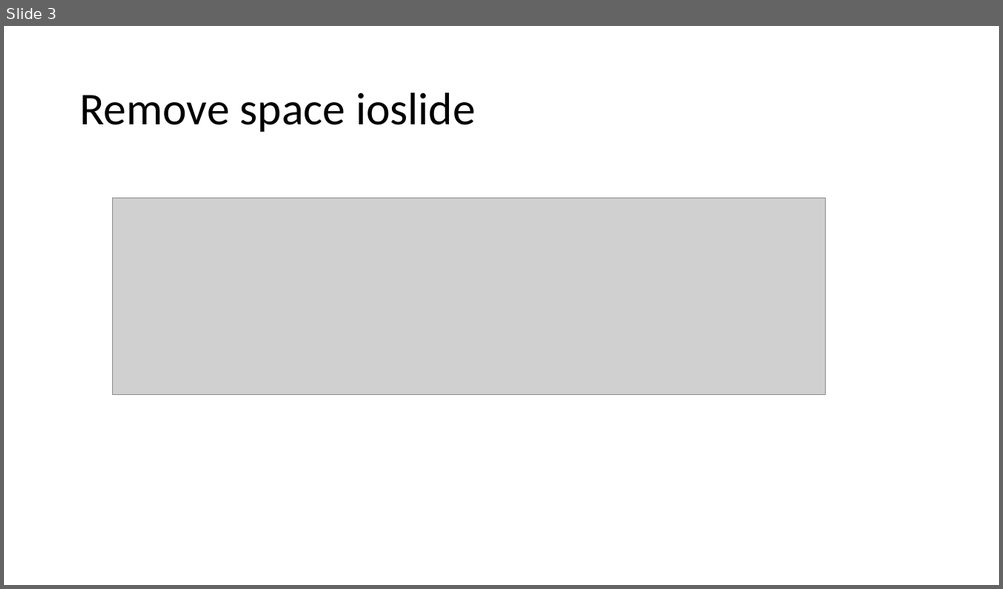
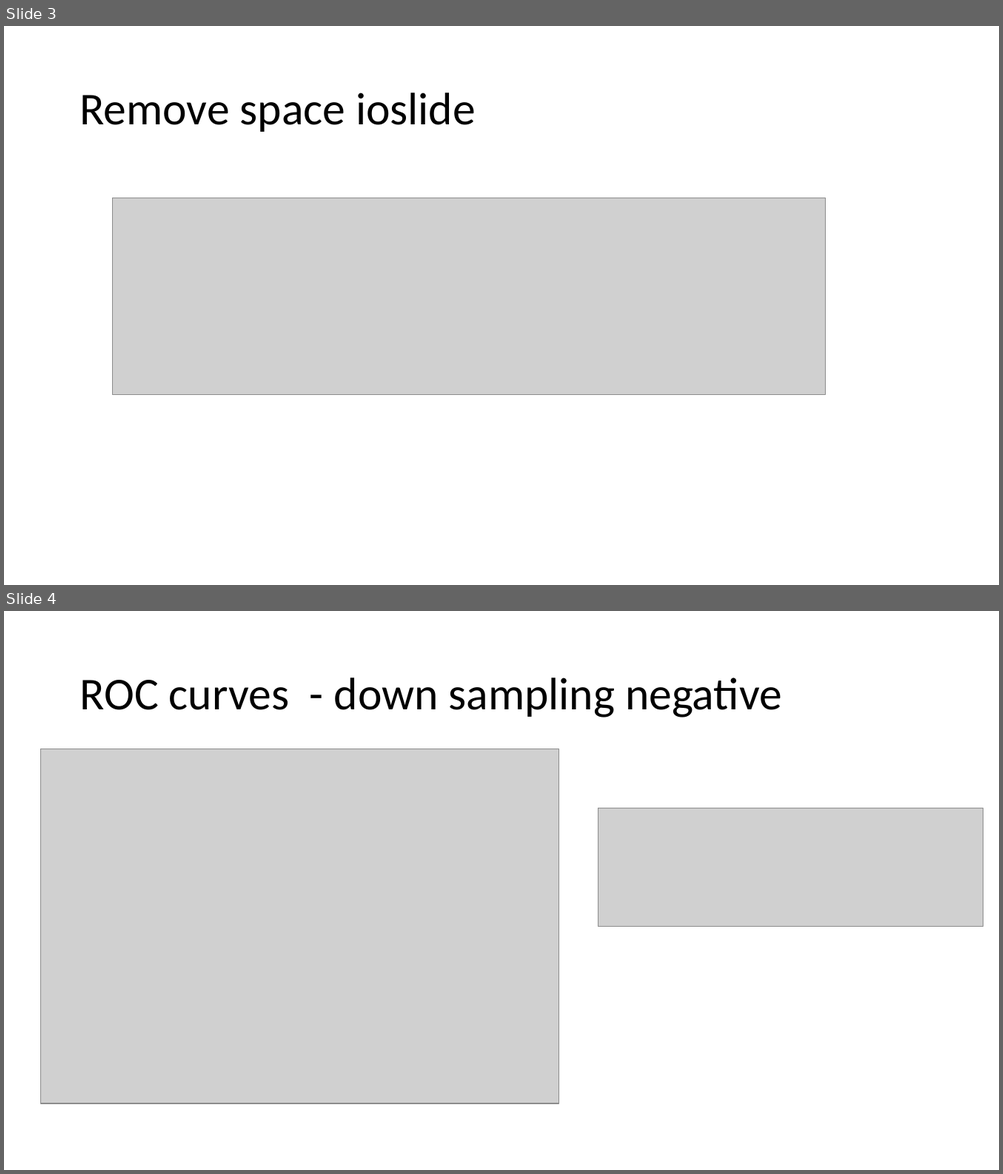
Before and after one commit to rforbiodatascience/2020_group01, a slide deck: Doc/questions_lean_11_05.pptx. Shown one above the other, each under a label of ours: slide 3 before the commit, slides 3 and 4 after it. The pictures are 1003x589 and 1003x1174 pixels, drawn with LibreOffice and Linux fonts; fonts in the diff are those of the drawing; grey boxes stand for pictures. Boxes give left, top, right and bottom in pixels: in the first picture for what was removed or moved away, otherwise in the second. Text is boxed around its words. In the diff, an @@ line names an element or a change of style, - is before the commit and + after.

```diff
--- a/Doc/questions_lean_11_05.pptx
+++ b/Doc/questions_lean_11_05.pptx
@@ slide 4 added at [4,611,999,1170], background #FFFFFF @@
@@ title added at [79,678,782,718], 44 pt, text #000000 @@
+ROC curves - down sampling negative
@@ picture added at [40,749,559,1104] @@
@@ picture added at [599,808,983,925] @@
```
Also in this commit, not shown: 1 slide changed, 1 other file.
